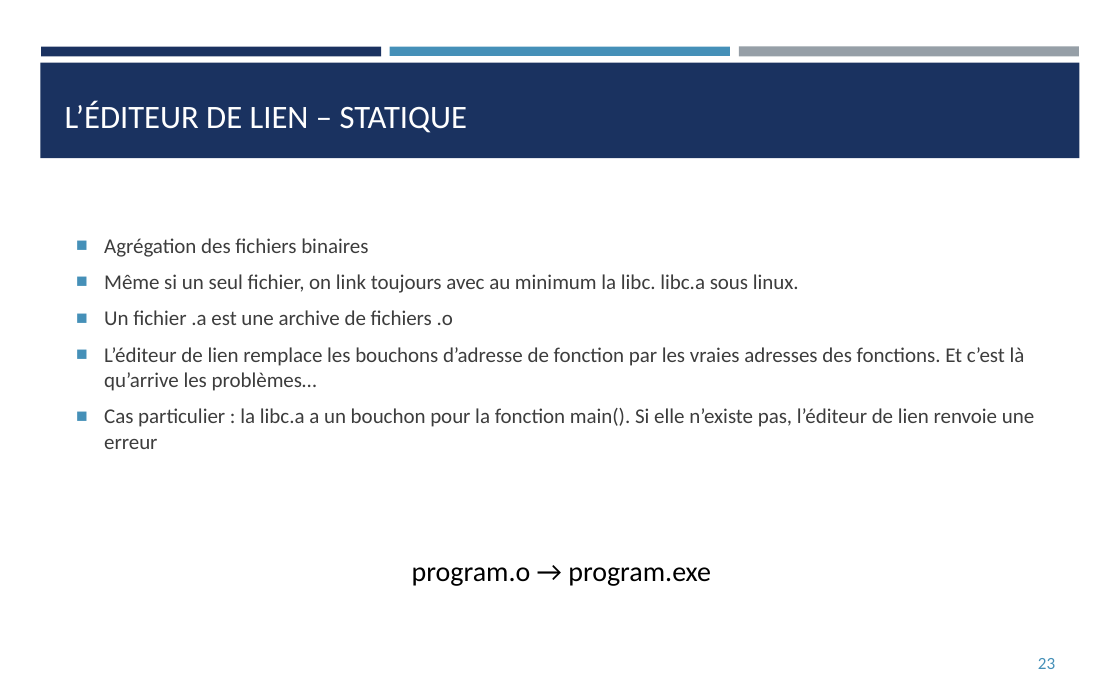
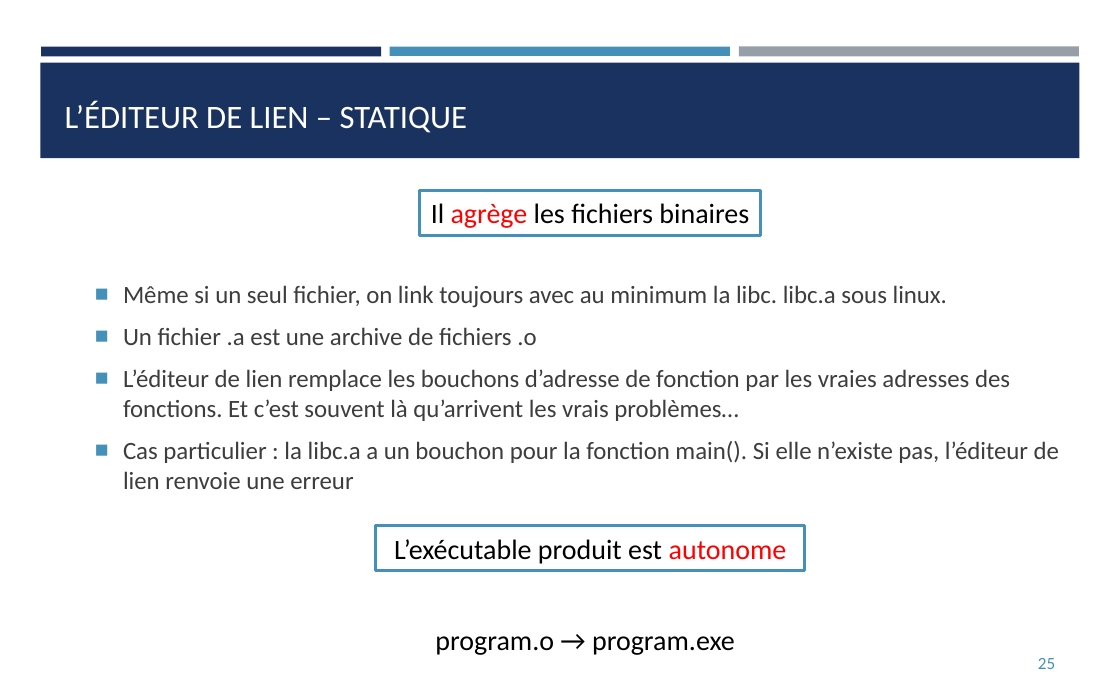
Before and after one commit to franckginguene/cpp_scalian, a slide deck: slide 25 of diapos/CPP_matin.pptx (slide 23 before the commit). Drawn at 1120x700 pixels with LibreOffice and Linux fonts; fonts in the diff are those of the drawing. Boxes give left, top, right and bottom in pixels: in the first picture for what was removed or moved away, otherwise in the second. Text is boxed around its words. In the diff, an @@ line names an element or a change of style, - is before the commit and + after.

```diff
--- a/diapos/CPP_matin.pptx
+++ b/diapos/CPP_matin.pptx
@@ rectangle added at <box>420,190,762,235</box>, fill #FFFFFF, outline #4590B8 1.75 pt, 18 pt, text #000000 @@
+Il agrège les fichiers binaires
@@ text at <box>104,238,368,257</box>: paragraph removed @@
-■ Agrégation des fichiers binaires
@@ text "Même si un seul fichier, ...": place and size @@
-text "Même si un seul fichier, ..." at <box>104,238,1034,449</box>
+text "Même si un seul fichier, ..." at <box>123,285,1059,489</box>
@@ text at <box>123,285,1059,489</box>: size 13.5 to 16 pt in "Même si un seul fichier, on link ...", "Un fichier .a est une archive de ...", "Cas particulier : la libc.a a un ..." @@
@@ text at <box>123,369,1010,421</box>: text changed; size 13.5 to 16 pt @@
-■ L’éditeur de lien remplace les bouchons d’adresse de fonction par les vraies adresses des fonctions. Et c’est là qu’arrive les problèmes…
+■ L’éditeur de lien remplace les bouchons d’adresse de fonction par les vraies adresses des fonctions. Et c’est souvent là qu’arrivent les vrais problèmes…
@@ rectangle added at <box>375,525,804,570</box>, fill #FFFFFF, outline #4590B8 1.75 pt, 18 pt, text #000000 @@
+L’exécutable produit est autonome
@@ text "program.o → program.exe": place and size @@
-text "program.o → program.exe" at <box>412,567,711,586</box>
+text "program.o → program.exe" at <box>435,636,735,655</box>
@@ page number at <box>1038,658,1055,669</box>: text changed @@
-23
+25
```
Also in this commit, not shown: 18 other slides changed, 7 slides added, 2 slides removed, 1 other file.
